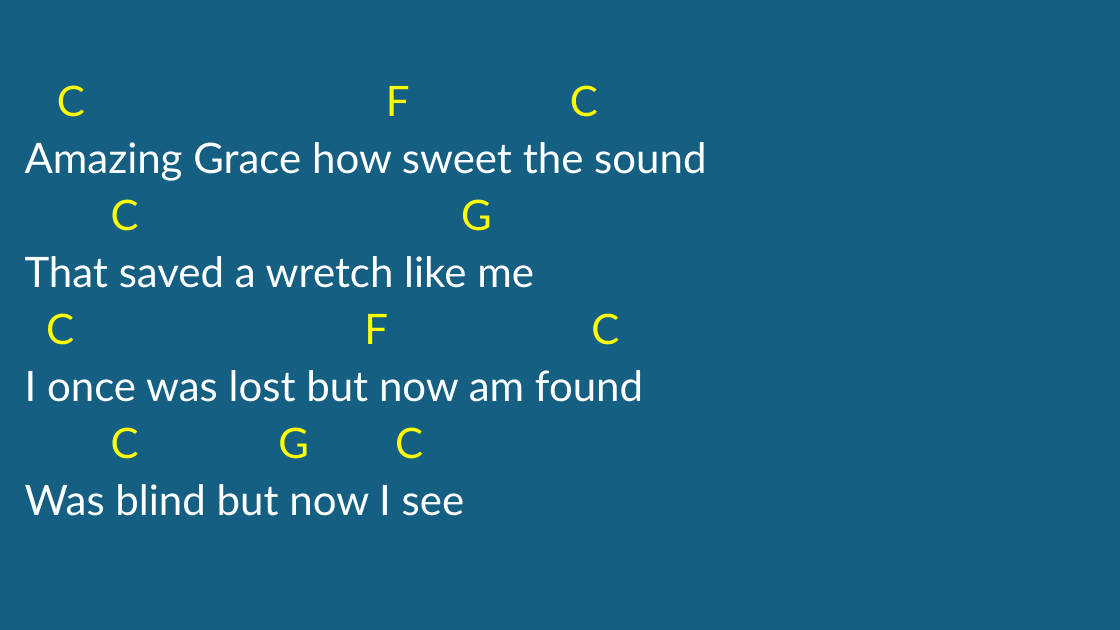
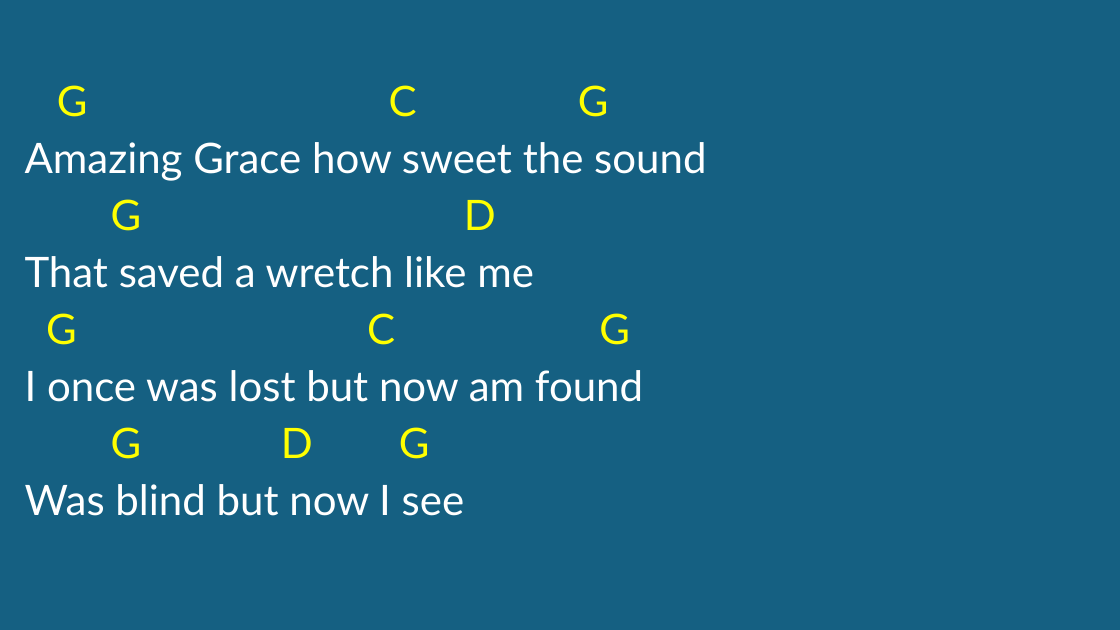
Before and after one commit to kendall412/worship, a slide deck: slide 2 of Amazing Grace-CH.pptx. Drawn at 1120x630 pixels with LibreOffice and Linux fonts; fonts in the diff are those of the drawing. Boxes give left, top, right and bottom in pixels: in the first picture for what was removed or moved away, otherwise in the second. Text is boxed around its words. In the diff, an @@ line names an element or a change of style, - is before the commit and + after.

```diff
--- a/Amazing Grace-CH.pptx
+++ b/Amazing Grace-CH.pptx
@@ subtitle at bbox=[57, 85, 609, 117]: text changed @@
-C F C
+G C G
@@ subtitle at bbox=[111, 199, 496, 231]: text changed @@
-C G
+G D
@@ subtitle at bbox=[46, 313, 630, 345]: text changed @@
-C F C
+G C G
@@ subtitle at bbox=[111, 427, 430, 459]: text changed @@
-C G C
+G D G
```
Also in this commit, not shown: 3 other slides changed, 3 other files.
